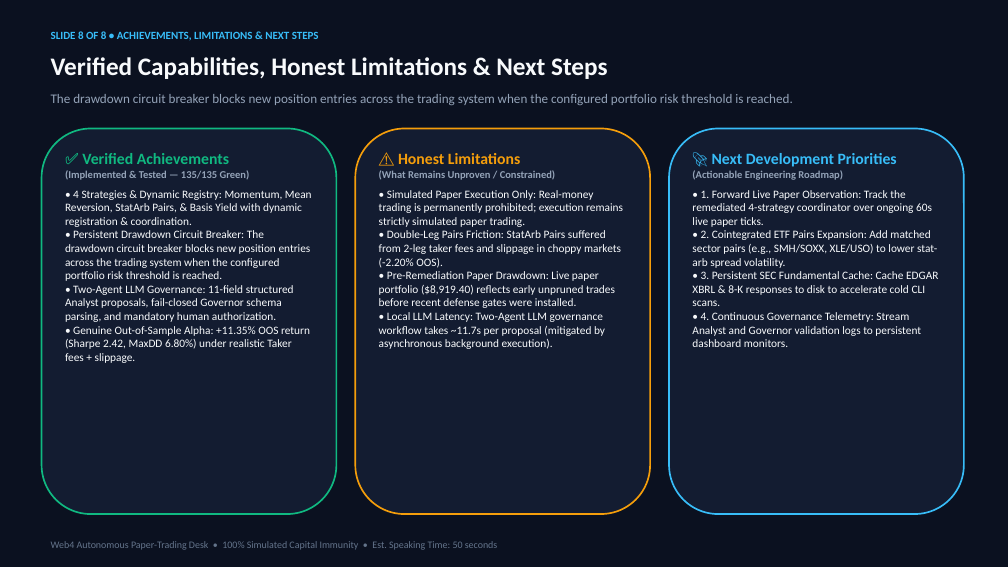
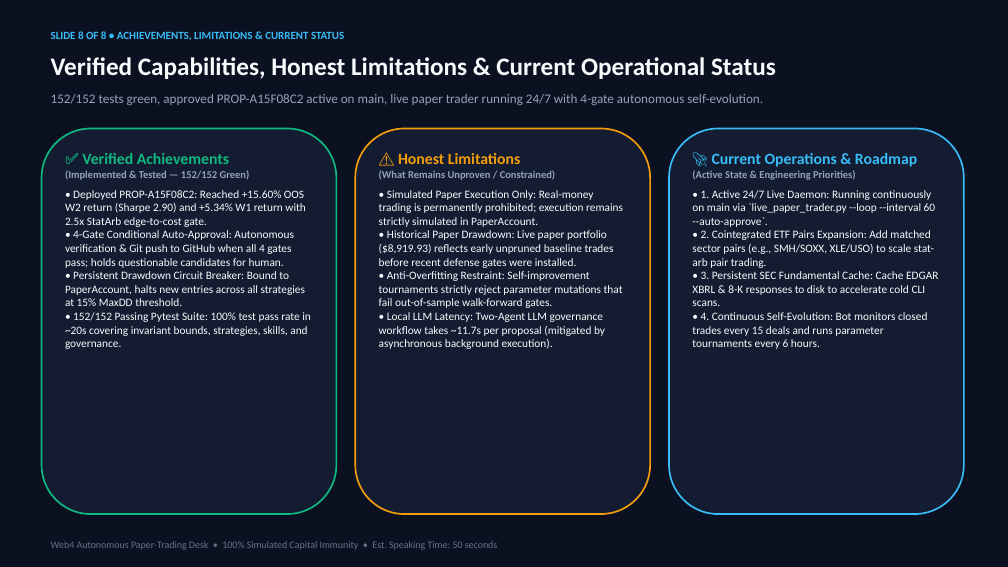
Before and after one commit to iShmuel/web4-trading-agent, a slide deck: slide 8 of web4_trading_agent_presentation.pptx. Drawn at 1008x567 pixels with LibreOffice and Linux fonts; fonts in the diff are those of the drawing. Boxes give left, top, right and bottom in pixels: in the first picture for what was removed or moved away, otherwise in the second. Text is boxed around its words. In the diff, an @@ line names an element or a change of style, - is before the commit and + after.

Commit message:
feat(governance): deploy 4-gate conditional auto-approval engine, live trader CLI override, updated presentation deck, and master system audit
- Implement 4-gate conditional auto-approval in agent/governor.py (Invariants, 152 Pytests, 100% Governor confidence, and strict alpha superiority).
- Add out-of-sample baseline deltas (base_test_sharpe, test_sharpe_delta, test_return_delta, base_test_max_dd) in agent/validator.py and agent/optimizer.py.
- Configure enable_conditional_auto_approval and thresholds in config/active_config.json.
- Add --auto-approve command-line flag to live_paper_trader.py.
- Add unit test suite tests/test_conditional_auto_approval.py (8/8 pass, 152/152 full suite pass).
- Update presentation deck (web4_trading_agent_presentation.pptx & .pdf) and slide assets to reflect approved proposal PROP-A15F08C2 (+15.60% OOS W2 return, 2.90 Sharpe) and 4-gate autonomous self-evolution.
- Add comprehensive 12-document master system audit suite in docs/system_audit/.

```diff
--- a/web4_trading_agent_presentation.pptx
+++ b/web4_trading_agent_presentation.pptx
@@ text at (x1=51, y1=31, x2=344, y2=40): text changed @@
-SLIDE 8 OF 8 • ACHIEVEMENTS, LIMITATIONS & NEXT STEPS
+SLIDE 8 OF 8 • ACHIEVEMENTS, LIMITATIONS & CURRENT STATUS
@@ text at (x1=51, y1=57, x2=776, y2=79): text changed @@
-Verified Capabilities, Honest Limitations & Next Steps
+Verified Capabilities, Honest Limitations & Current Operational Status
@@ text at (x1=51, y1=94, x2=763, y2=105): text changed @@
-The drawdown circuit breaker blocks new position entries across the trading system when the configured portfolio risk threshold is reached.
+152/152 tests green, approved PROP-A15F08C2 active on main, live paper trader running 24/7 with 4-gate autonomous self-evolution.
@@ text in rounded rectangle at (x1=692, y1=153, x2=935, y2=268): text changed @@
-🚀 Next Development Priorities
-(Actionable Engineering Roadmap)
-• 1. Forward Live Paper Observation: Track the remediated 4-strategy coordinator over ongoing 60s live paper ticks.
-• 2. Cointegrated ETF Pairs Expansion: Add matched sector pairs (e.g., SMH/SOXX, XLE/USO) to lower stat-arb spread volatility.
+🚀 Current Operations & Roadmap
+(Active State & Engineering Priorities)
+• 1. Active 24/7 Live Daemon: Running continuously on main via `live_paper_trader.py --loop --interval 60 --auto-approve`.
+• 2. Cointegrated ETF Pairs Expansion: Add matched sector pairs (e.g., SMH/SOXX, XLE/USO) to scale stat-arb pair trading.
@@ text in rounded rectangle at (x1=65, y1=190, x2=311, y2=349): text changed @@
-(Implemented & Tested — 135/135 Green)
-• 4 Strategies & Dynamic Registry: Momentum, Mean Reversion, StatArb Pairs, & Basis Yield with dynamic registration & coordination.
-• Persistent Drawdown Circuit Breaker: The drawdown circuit breaker blocks new position entries across the trading system when the configured portfolio risk threshold is reached.
-• Two-Agent LLM Governance: 11-field structured Analyst proposals, fail-closed Governor schema parsing, and mandatory human authorization.
-• Genuine Out-of-Sample Alpha: +11.35% OOS return (Sharpe 2.42, MaxDD 6.80%) under realistic Taker fees + slippage.
+(Implemented & Tested — 152/152 Green)
+• Deployed PROP-A15F08C2: Reached +15.60% OOS W2 return (Sharpe 2.90) and +5.34% W1 return with 2.5x StatArb edge-to-cost gate.
+• 4-Gate Conditional Auto-Approval: Autonomous verification & Git push to GitHub when all 4 gates pass; holds questionable candidates for human.
+• Persistent Drawdown Circuit Breaker: Bound to PaperAccount, halts new entries across all strategies at 15% MaxDD threshold.
+• 152/152 Passing Pytest Suite: 100% test pass rate in ~20s covering invariant bounds, strategies, skills, and governance.
@@ text in rounded rectangle at (x1=379, y1=190, x2=623, y2=308): text changed @@
-• Simulated Paper Execution Only: Real-money trading is permanently prohibited; execution remains strictly simulated paper trading.
-• Double-Leg Pairs Friction: StatArb Pairs suffered from 2-leg taker fees and slippage in choppy markets (-2.20% OOS).
-• Pre-Remediation Paper Drawdown: Live paper portfolio ($8,919.40) reflects early unpruned trades before recent defense gates were installed.
+• Simulated Paper Execution Only: Real-money trading is permanently prohibited; execution remains strictly simulated in PaperAccount.
+• Historical Paper Drawdown: Live paper portfolio ($8,919.93) reflects early unpruned baseline trades before recent defense gates were installed.
+• Anti-Overfitting Restraint: Self-improvement tournaments strictly reject parameter mutations that fail out-of-sample walk-forward gates.
@@ text in rounded rectangle at (x1=692, y1=312, x2=927, y2=349): text changed @@
-• 4. Continuous Governance Telemetry: Stream Analyst and Governor validation logs to persistent dashboard monitors.
+• 4. Continuous Self-Evolution: Bot monitors closed trades every 15 deals and runs parameter tournaments every 6 hours.
```
Also in this commit, not shown: 3 other slides changed, 26 other files.
